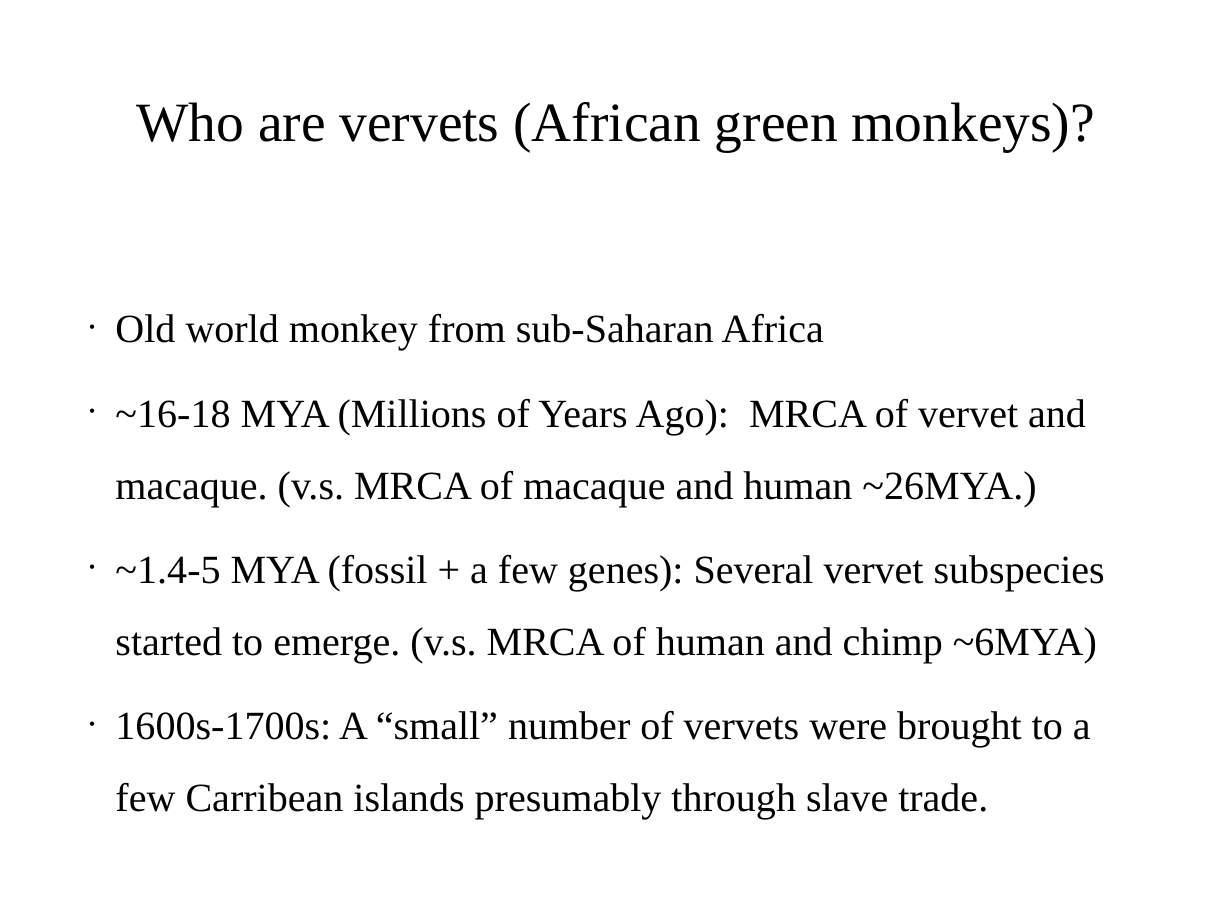
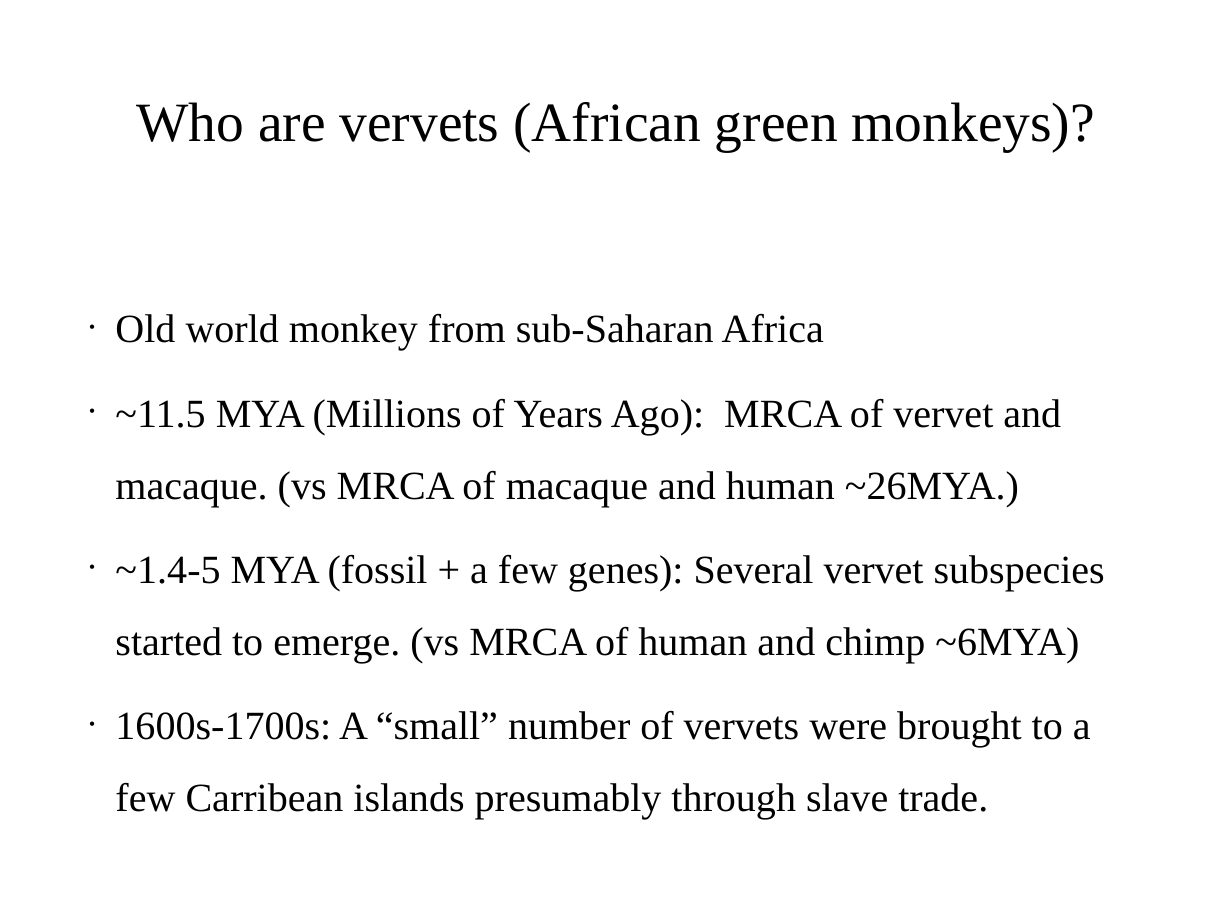
Before and after one commit to polyactis/vervet-web, a slide deck: slide 3 of doc/20110919ICNNTalk/2011_9_19_ICNN_Talk_about_using_pegasus.ppt. Drawn at 1232x924 pixels with LibreOffice and Linux fonts; fonts in the diff are those of the drawing. Boxes give left, top, right and bottom in pixels: in the first picture for what was removed or moved away, otherwise in the second. Text is boxed around its words. In the diff, an @@ line names an element or a change of style, - is before the commit and + after.

```diff
--- a/doc/20110919ICNNTalk/2011_9_19_ICNN_Talk_about_using_pegasus.ppt
+++ b/doc/20110919ICNNTalk/2011_9_19_ICNN_Talk_about_using_pegasus.ppt
@@ subtitle at bbox=[115, 398, 1105, 663]: text changed @@
-• ~16-18 MYA (Millions of Years Ago): MRCA of vervet and macaque. (v.s. MRCA of macaque and human ~26MYA.)
-• ~1.4-5 MYA (fossil + a few genes): Several vervet subspecies started to emerge. (v.s. MRCA of human and chimp ~6MYA)
+• ~11.5 MYA (Millions of Years Ago): MRCA of vervet and macaque. (vs MRCA of macaque and human ~26MYA.)
+• ~1.4-5 MYA (fossil + a few genes): Several vervet subspecies started to emerge. (vs MRCA of human and chimp ~6MYA)
```
Also in this commit, not shown: 3 other slides changed, 20 other files.
